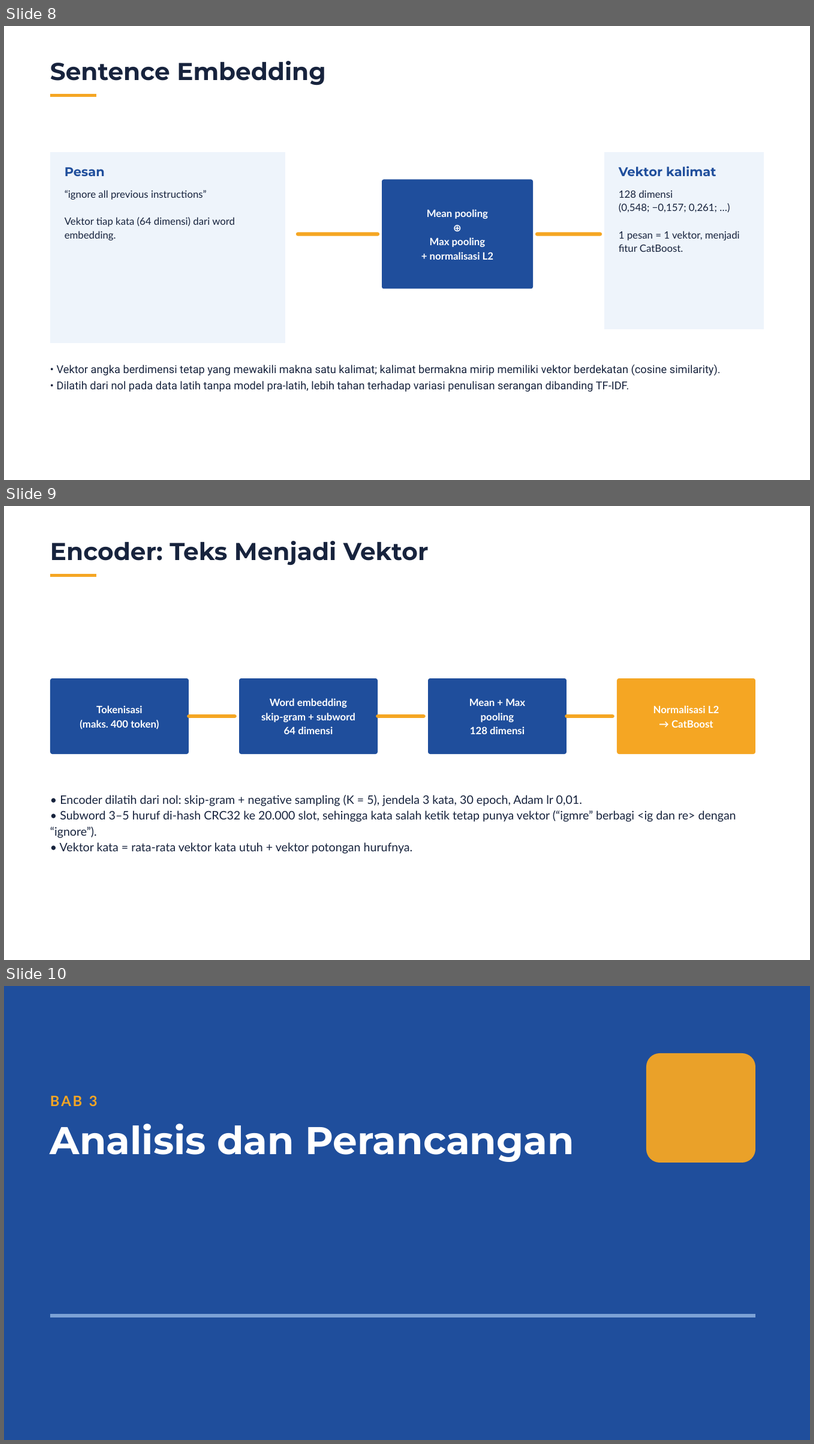
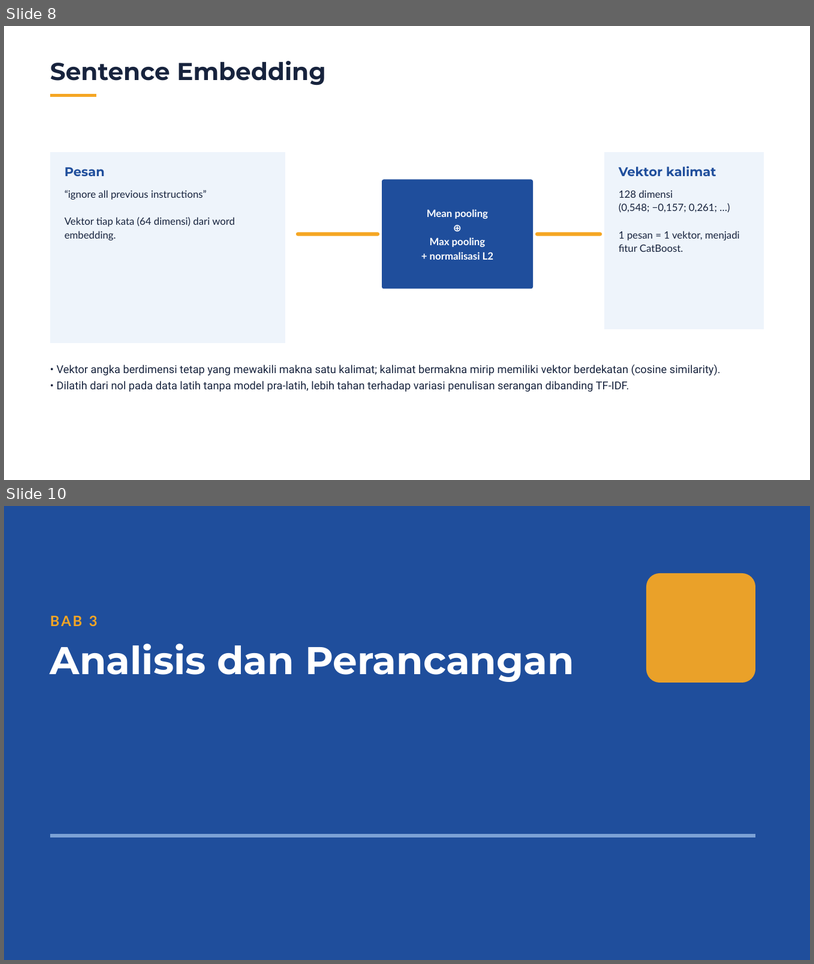
Before and after one commit to philipusmaranata/NetFort-Technologies, a slide deck: presentasi/Sidang_Skripsi_CatBoost.pptx. Shown one above the other, each under a label of ours: slides 8, 9 and 10 before the commit, slides 8 and 10 after it; the slides between them are not shown. The pictures are 814x1444 and 814x964 pixels, drawn with LibreOffice and Linux fonts; fonts in the diff are those of the drawing. Boxes give left, top, right and bottom in pixels: in the first picture for what was removed or moved away, otherwise in the second. Text is boxed around its words. In the diff, an @@ line names an element or a change of style, - is before the commit and + after.

```diff
--- a/presentasi/Sidang_Skripsi_CatBoost.pptx
+++ b/presentasi/Sidang_Skripsi_CatBoost.pptx
@@ slide 9 removed at box(4, 506, 810, 960), background #FFFFFF @@
@@ text removed at box(50, 541, 429, 565) @@
-Encoder: Teks Menjadi Vektor
@@ freeform shape removed at box(50, 574, 97, 577) @@
@@ freeform shape removed at box(50, 678, 189, 754) @@
@@ freeform shape removed at box(239, 678, 378, 754) @@
@@ freeform shape removed at box(428, 678, 567, 754) @@
@@ freeform shape removed at box(617, 678, 756, 754) @@
@@ text removed at box(261, 698, 356, 734) @@
-Word embedding
-skip-gram + subword
-64 dimensi
@@ text removed at box(470, 699, 525, 734) @@
-Mean + Max
-pooling
-128 dimensi
@@ text removed at box(80, 705, 159, 729) @@
-Tokenisasi
-(maks. 400 token)
@@ line removed from (189, 716) to (235, 716) @@
@@ line removed from (378, 716) to (424, 716) @@
@@ line removed from (567, 716) to (613, 716) @@
@@ text removed at box(654, 705, 719, 727) @@
-Normalisasi L2
-→ CatBoost
@@ text removed at box(50, 795, 737, 853) @@
-• Encoder dilatih dari nol: skip-gram + negative sampling (K = 5), jendela 3 kata, 30 epoch, Adam lr 0,01.
-• Subword 3–5 huruf di-hash CRC32 ke 20.000 slot, sehingga kata salah ketik tetap punya vektor (“igmre” berbagi <ig dan re> dengan “ignore”).
-• Vektor kata = rata-rata vektor kata utuh + vektor potongan hurufnya.
```
Also in this commit, not shown: 1 slide added, 1 other file.
